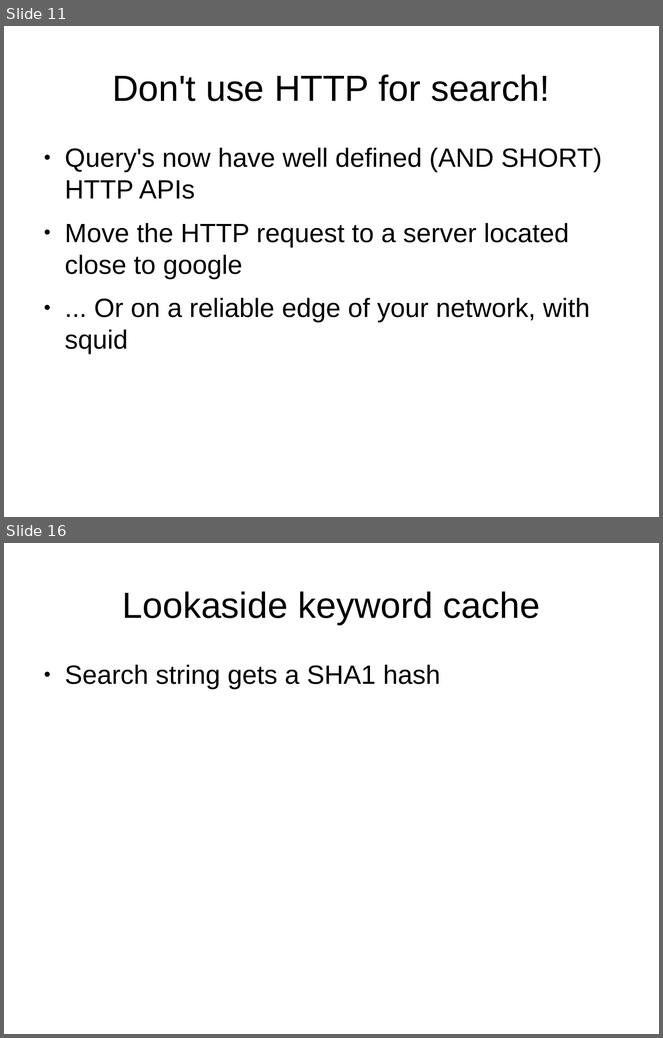
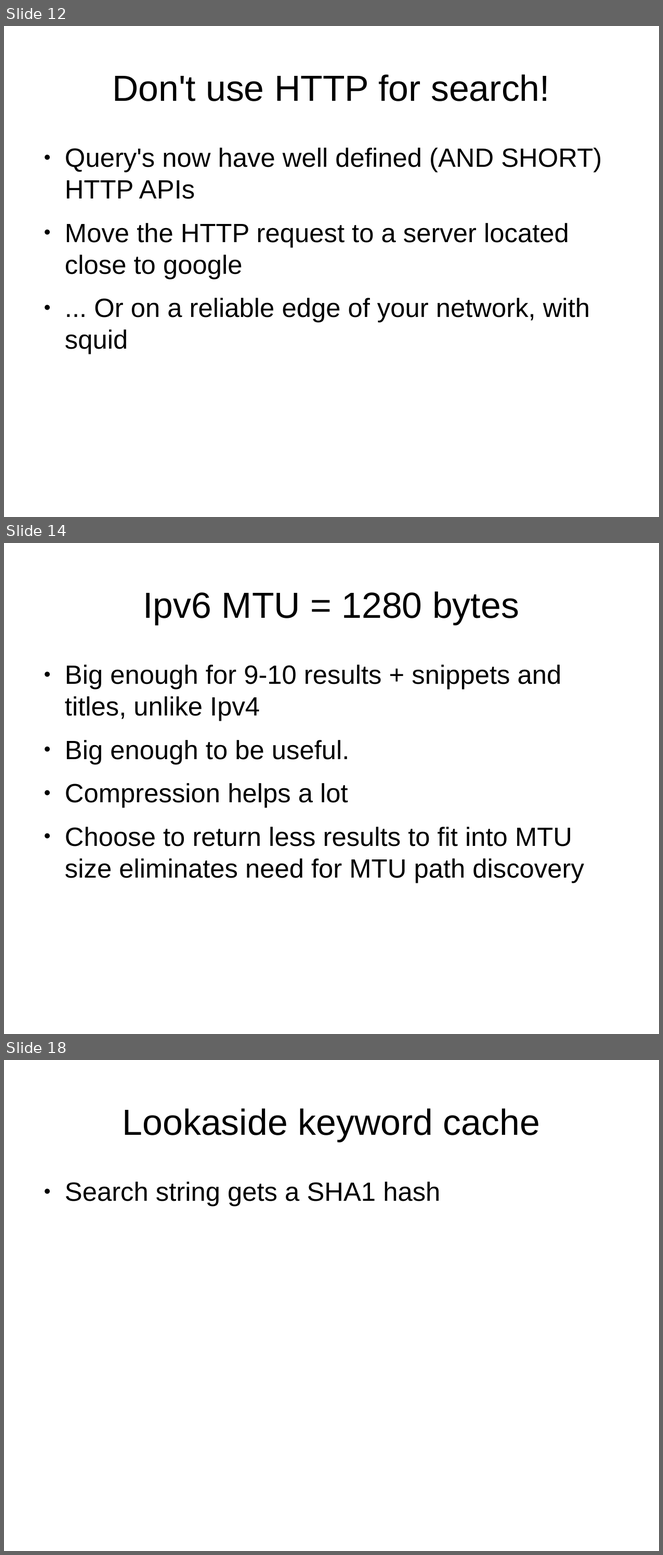
Before and after one commit to dtaht/Gnugol, a slide deck: doc/gnugol.odp. Shown one above the other, each under a label of ours: slides 11 and 16 before the commit, slides 12, 14 and 18 after it; the slides between them are not shown. The pictures are 663x1038 and 663x1555 pixels, drawn with LibreOffice and Linux fonts; fonts in the diff are those of the drawing. Boxes give left, top, right and bottom in pixels: in the first picture for what was removed or moved away, otherwise in the second. Text is boxed around its words. In the diff, an @@ line names an element or a change of style, - is before the commit and + after.

```diff
--- a/doc/gnugol.odp
+++ b/doc/gnugol.odp
@@ slide 14 added at <box>4,543,659,1034</box>, background #FFFFFF @@
@@ title added at <box>143,591,519,625</box>, 44 pt, text #000000 @@
+Ipv6 MTU = 1280 bytes
@@ text added at <box>65,665,584,883</box>, 32 pt, text #000000 @@
+● Big enough for 9-10 results + snippets and titles, unlike Ipv4
+● Big enough to be useful.
+● Compression helps a lot
+● Choose to return less results to fit into MTU size eliminates need for MTU path discovery
@@ what was slide 11 is now slide 12 @@
@@ what was slide 16 is now slide 18 @@
```
Also in this commit, not shown: 6 slides changed, 4 other slides added, 1 slide removed.
